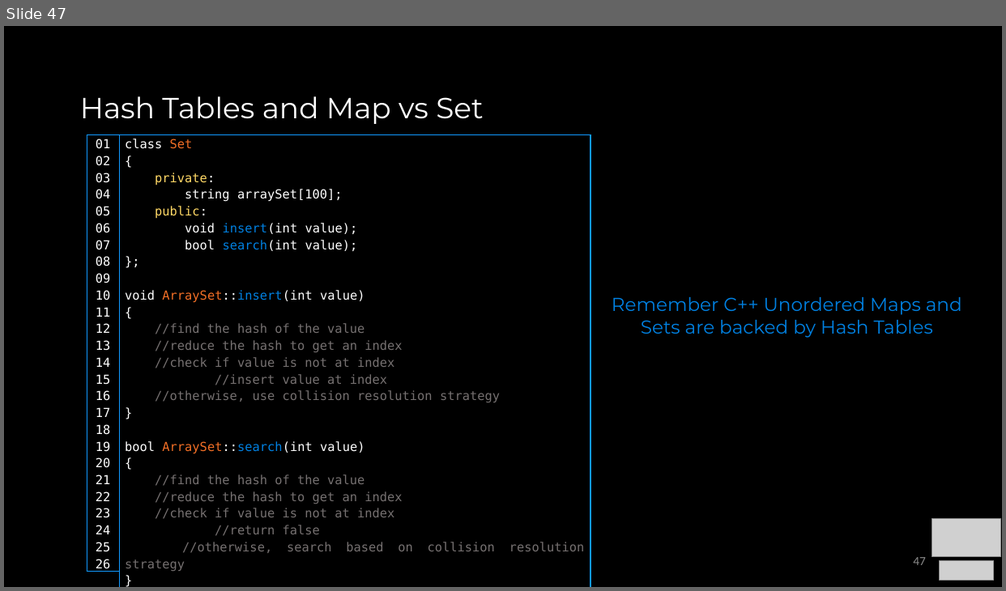
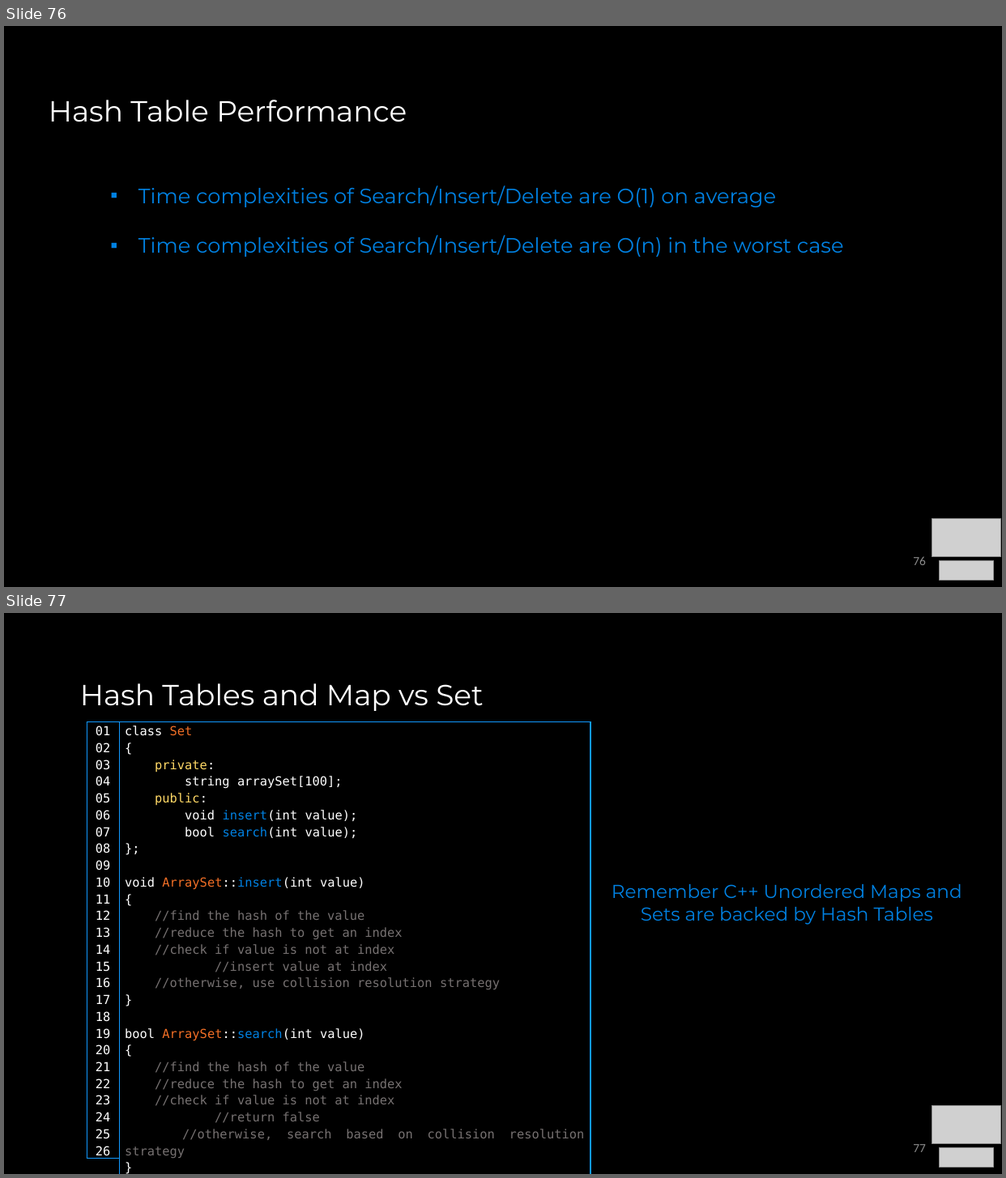
Before and after one commit to COP3530/Instructional-Content, a slide deck: Slides-PPT/7 - Sets, Maps, HashTables.pptx. Shown one above the other, each under a label of ours: slide 47 before the commit, slides 76 and 77 after it. The pictures are 1006x591 and 1006x1178 pixels, drawn with LibreOffice and Linux fonts; fonts in the diff are those of the drawing; grey boxes stand for pictures. Boxes give left, top, right and bottom in pixels: in the first picture for what was removed or moved away, otherwise in the second. Text is boxed around its words. In the diff, an @@ line names an element or a change of style, - is before the commit and + after.

```diff
--- a/Slides-PPT/7 - Sets, Maps, HashTables.pptx
+++ b/Slides-PPT/7 - Sets, Maps, HashTables.pptx
@@ slide 76 added at bbox=[4, 26, 1002, 587], background #000000 @@
@@ title added at bbox=[49, 100, 407, 122], 28 pt, text #FFFFFF @@
+Hash Table Performance
@@ text added at bbox=[138, 186, 844, 257], 20 pt, text #0081E2 @@
+▪ Time complexities of Search/Insert/Delete are O(1) on average
+▪ Time complexities of Search/Insert/Delete are O(n) in the worst case
@@ picture added at bbox=[932, 519, 1001, 557] @@
@@ page number added at bbox=[913, 557, 926, 565], 12 pt, text #8C8C8C @@
+76
@@ picture added at bbox=[939, 561, 994, 581] @@
@@ what was slide 47 is now slide 77 @@
@@ page number at bbox=[913, 1144, 926, 1152]: text changed @@
-47
+77
```
Also in this commit, not shown: 2 slides changed, 30 other slides added, 2 slides removed, 3 other files.
